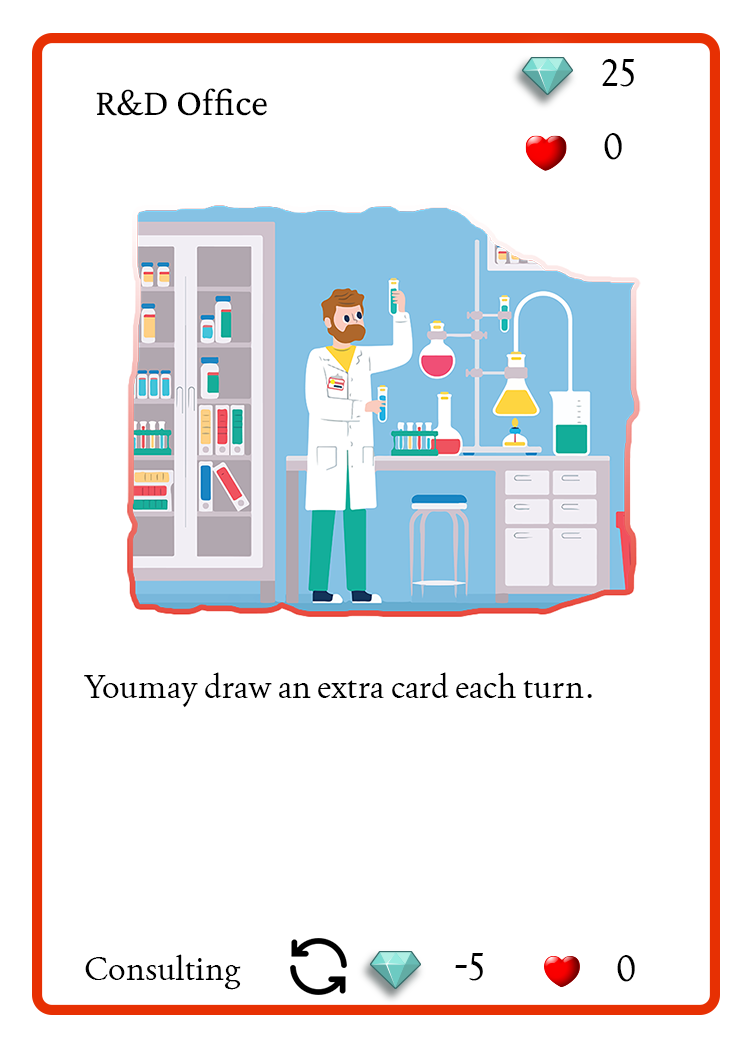
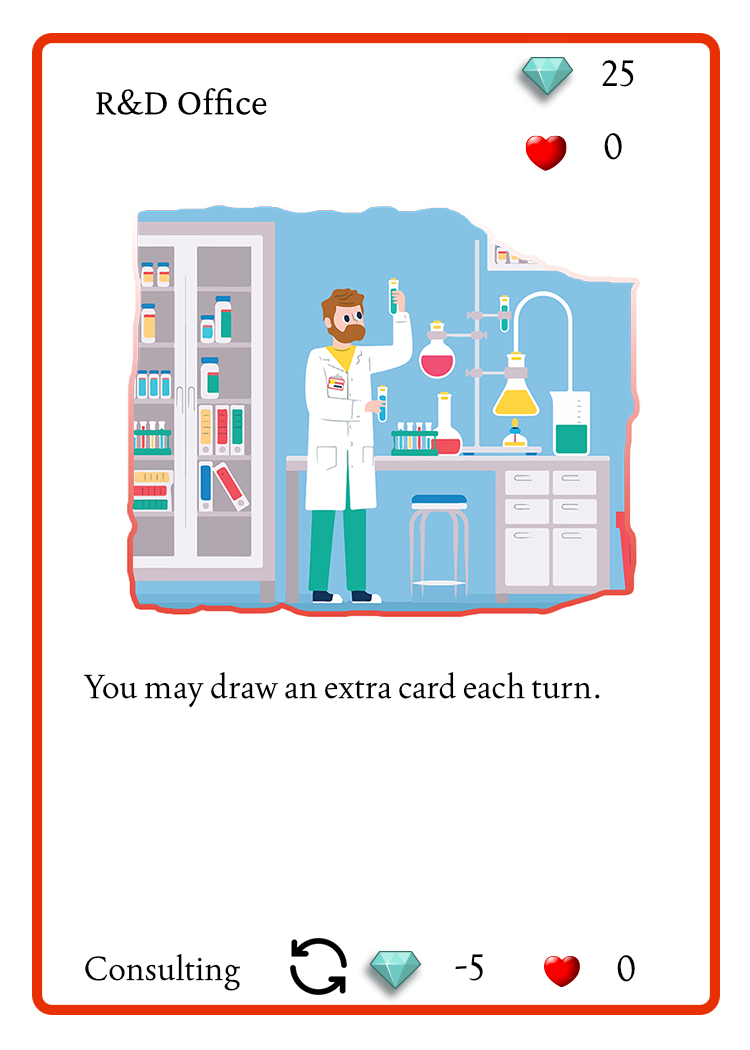
Revision of a layered 750x1050 image; what changed, layer by layer:
painted on "Professional Kidnapping" over (x1=96, y1=88, x2=267, y2=116)
painted on "Youmay draw an extra card each turn." over (x1=83, y1=672, x2=600, y2=708)
painted on "Extortion" over (x1=85, y1=954, x2=241, y2=991)
painted on "0" over (x1=617, y1=955, x2=635, y2=982)
painted on "75" over (x1=455, y1=953, x2=483, y2=981)
painted on "20" over (x1=604, y1=133, x2=622, y2=160)
painted on "50" over (x1=602, y1=59, x2=634, y2=87)
